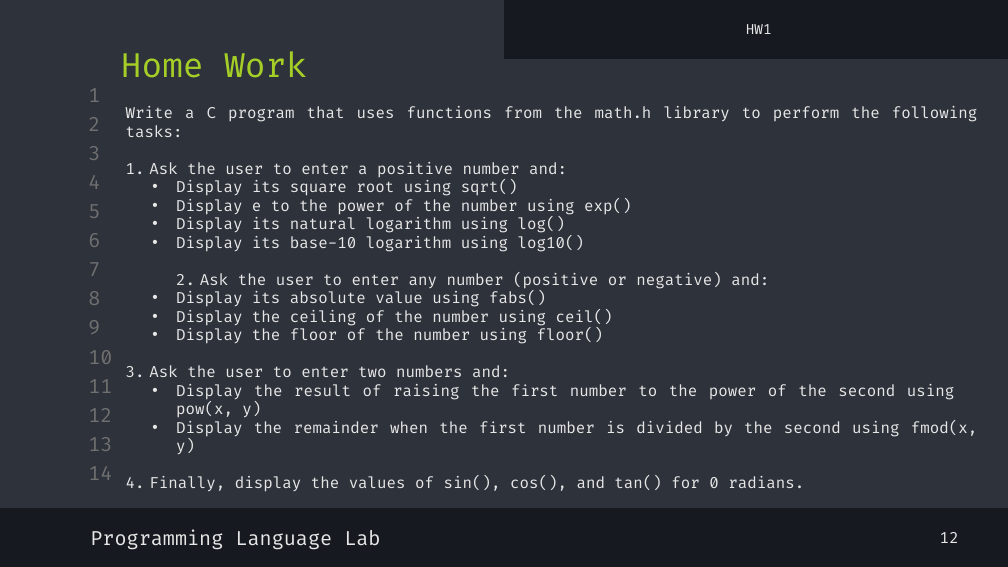
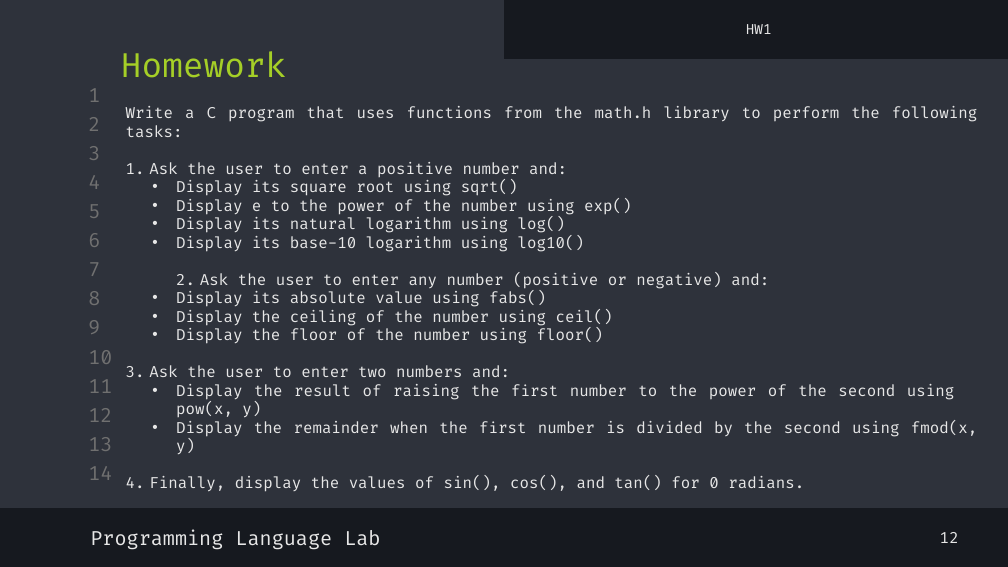
Before and after one commit to shayan-naghizadeh/C-Lab-AUT, a slide deck: slide 13 of slides/3.Math/Math.pptx. Drawn at 1008x567 pixels with LibreOffice and Linux fonts; fonts in the diff are those of the drawing. Boxes give left, top, right and bottom in pixels: in the first picture for what was removed or moved away, otherwise in the second. Text is boxed around its words. In the diff, an @@ line names an element or a change of style, - is before the commit and + after.

```diff
--- a/slides/3.Math/Math.pptx
+++ b/slides/3.Math/Math.pptx
@@ text at [121,51,286,78]: text changed @@
-Home Work
+Homework
```
Also in this commit, not shown: 1 other slide changed, 4 other files.
